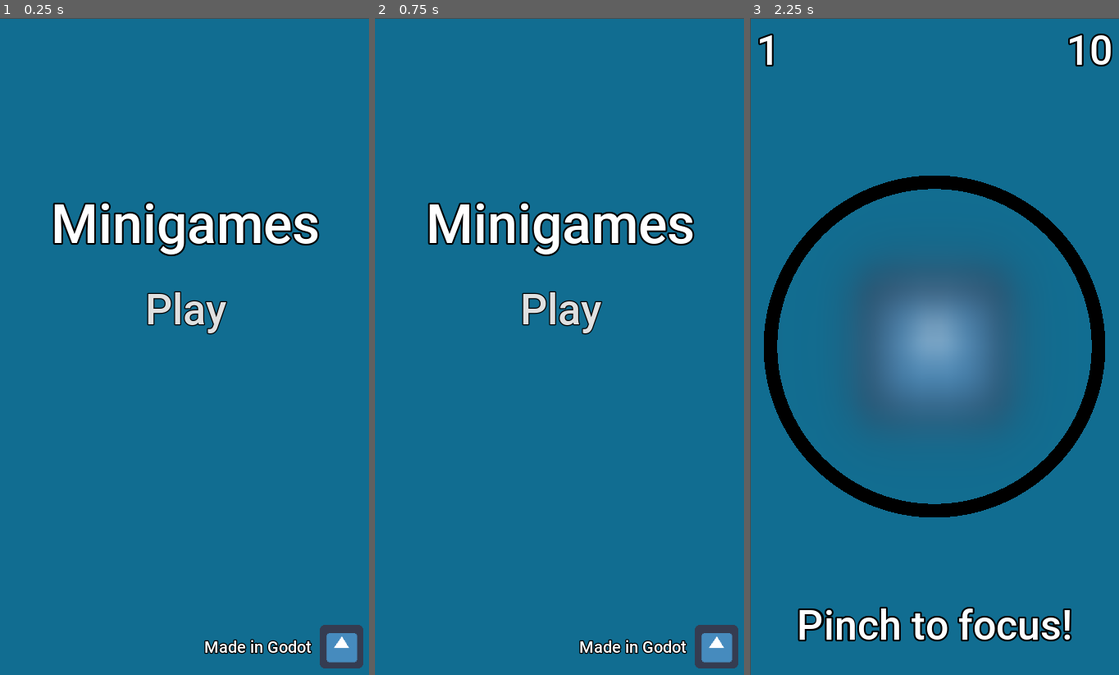
Above: before the commit, frames 1-3 (left to right).
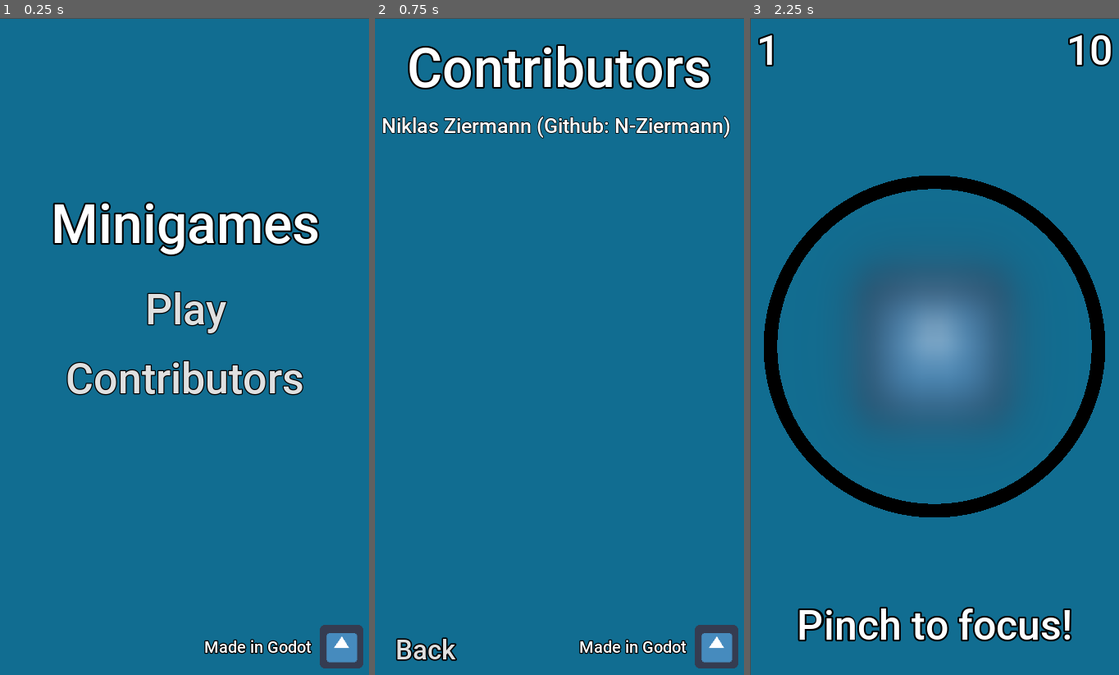
Above: after the commit, the same moments.

Repository: N-Ziermann/Minigame-Collection
Game: Godot game, scene res://Scenes/Main-Scene.tscn
Same seed, same stepped clock (60 frames per second), same inputs: the game is played once before the commit and once after it. The engine's default icon, where the game draws it, is replaced by a stand-in: a white triangle on a blue panel in a dark square.
Inputs (mouse positions are in pixels of both pictures, inside the frame that each line leads up to):
- Up to frame 1 (0.25 s): no input
- Up to frame 2 (0.75 s): click (559, 379) at 0.5 s, where only the run after the commit has a clickable "Contributors"
- Up to frame 3 (2.25 s): click (801, 648) at 1.25 s, where only the run after the commit has a clickable "Back"; click "Play" at 2 s

The runs differ from the first frame. In frame 1, 1.8% of the frame differs, in the area x 18-83%, y 52-58%; in frame 2, 8.7%, in the area x 2-97%, y 4-98%; in frame 3, nothing differs.

Commit message:
Add contributor screen

Diff:
--- a/App/Scenes/Main-Scene.tscn
+++ b/App/Scenes/Main-Scene.tscn
@@ -9,24 +9,54 @@
 outline_color = Color( 0, 0, 0, 1 )
 font_data = ExtResource( 1 )
 
-[sub_resource type="DynamicFont" id=4]
+[sub_resource type="DynamicFont" id=3]
+size = 125
+outline_size = 3
+outline_color = Color( 0, 0, 0, 1 )
+font_data = ExtResource( 1 )
+
+[sub_resource type="GDScript" id=4]
+script/source = "extends Node2D
+
+var start_menu
+var contributor_list
+
+
+func _ready():
+	contributor_list = get_tree().get_root().get_node(\"Node2D/UI/Contributors\")
+	start_menu = get_tree().get_root().get_node(\"Node2D/UI/StartMenu\")
+
+func _on_Play_Button_pressed():
+	$\"/root/Global\".load_random_game()
+
+
+func _on_Contributors_pressed():
+	start_menu.position = Vector2(0, -1920)
+	contributor_list.position = Vector2(0, 0)
+
+
+func _on_BackButton_pressed():
+	start_menu.position = Vector2(0, 0)
+	contributor_list.position = Vector2(1080, 0)
+"
+
+[sub_resource type="DynamicFont" id=2]
 size = 50
 outline_size = 3
 outline_color = Color( 0, 0, 0, 1 )
 font_data = ExtResource( 1 )
 
-[sub_resource type="DynamicFont" id=2]
-size = 125
-outline_size = 3
+[sub_resource type="DynamicFont" id=5]
+size = 60
+outline_size = 2
 outline_color = Color( 0, 0, 0, 1 )
 font_data = ExtResource( 1 )
 
-[sub_resource type="GDScript" id=3]
-script/source = "extends Node2D
-
-func _on_Play_Button_pressed():
-	$\"/root/Global\".load_random_game()
-"
+[sub_resource type="DynamicFont" id=6]
+size = 80
+outline_size = 4
+outline_color = Color( 0, 0, 0, 1 )
+font_data = ExtResource( 1 )
 
 [node name="Node2D" type="Node2D"]
 position = Vector2( -0.814514, 3.25803 )
@@ -46,7 +76,9 @@
 
 [node name="UI" type="Node2D" parent="."]
 
-[node name="Title" type="Label" parent="UI"]
+[node name="StartMenu" type="Node2D" parent="UI"]
+
+[node name="Title" type="Label" parent="UI/StartMenu"]
 margin_left = 4.42603
 margin_top = 500.0
 margin_right = 1084.43
@@ -59,17 +91,52 @@
 "_edit_use_anchors_": false
 }
 
-[node name="icon" type="Sprite" parent="UI"]
+[node name="Buttons" type="Node2D" parent="UI/StartMenu"]
+
+[node name="Play" type="Button" parent="UI/StartMenu/Buttons"]
+margin_left = 4.426
+margin_top = 750.0
+margin_right = 1084.43
+margin_bottom = 950.0
+focus_mode = 0
+custom_fonts/font = SubResource( 3 )
+enabled_focus_mode = 0
+text = "Play"
+flat = true
+__meta__ = {
+"_edit_use_anchors_": false
+}
+
+[node name="Contributors" type="Button" parent="UI/StartMenu/Buttons"]
+margin_left = 4.426
+margin_top = 950.0
+margin_right = 1084.43
+margin_bottom = 1150.0
+focus_mode = 0
+custom_fonts/font = SubResource( 3 )
+enabled_focus_mode = 0
+text = "Contributors"
+flat = true
+__meta__ = {
+"_edit_use_anchors_": false
+}
+
+[node name="Menu Manager" type="Node2D" parent="UI/StartMenu/Buttons"]
+script = SubResource( 4 )
+
+[node name="Godot" type="Node2D" parent="UI"]
+
+[node name="icon" type="Sprite" parent="UI/Godot"]
 position = Vector2( 1001.02, 1833.73 )
 scale = Vector2( 2, 2 )
 texture = ExtResource( 2 )
 
-[node name="Title2" type="Label" parent="UI"]
+[node name="Label" type="Label" parent="UI/Godot"]
 margin_left = 216.16
 margin_top = 1735.0
 margin_right = 1296.16
 margin_bottom = 1935.0
-custom_fonts/font = SubResource( 4 )
+custom_fonts/font = SubResource( 2 )
 text = "Made in Godot"
 align = 1
 valign = 1
@@ -77,22 +144,42 @@
 "_edit_use_anchors_": false
 }
 
-[node name="Buttons" type="Node2D" parent="UI"]
+[node name="Contributors" type="Node2D" parent="UI"]
+position = Vector2( 1100, 0 )
 
-[node name="Button" type="Button" parent="UI/Buttons"]
-margin_left = 4.426
-margin_top = 750.0
-margin_right = 1084.43
-margin_bottom = 950.0
-focus_mode = 0
-custom_fonts/font = SubResource( 2 )
-enabled_focus_mode = 0
-text = "Play"
+[node name="Title" type="Label" parent="UI/Contributors"]
+margin_top = 50.0
+margin_right = 1080.0
+margin_bottom = 239.0
+custom_fonts/font = SubResource( 1 )
+text = "Contributors"
+align = 1
+valign = 1
+__meta__ = {
+"_edit_use_anchors_": false
+}
+
+[node name="Names" type="Label" parent="UI/Contributors"]
+margin_left = 20.0
+margin_top = 275.0
+margin_right = 1100.0
+margin_bottom = 464.0
+custom_fonts/font = SubResource( 5 )
+text = "Niklas Ziermann (Github: N-Ziermann)"
+__meta__ = {
+"_edit_use_anchors_": false
+}
+
+[node name="BackButton" type="Button" parent="UI/Contributors"]
+margin_top = 1770.0
+margin_right = 300.0
+margin_bottom = 1920.0
+custom_fonts/font = SubResource( 6 )
+text = "Back"
 flat = true
 __meta__ = {
 "_edit_use_anchors_": false
 }
-
-[node name="Menu Manager" type="Node2D" parent="UI/Buttons"]
-script = SubResource( 3 )
-[connection signal="pressed" from="UI/Buttons/Button" to="UI/Buttons/Menu Manager" method="_on_Play_Button_pressed"]
+[connection signal="pressed" from="UI/StartMenu/Buttons/Play" to="UI/StartMenu/Buttons/Menu Manager" method="_on_Play_Button_pressed"]
+[connection signal="pressed" from="UI/StartMenu/Buttons/Contributors" to="UI/StartMenu/Buttons/Menu Manager" method="_on_Contributors_pressed"]
+[connection signal="pressed" from="UI/Contributors/BackButton" to="UI/StartMenu/Buttons/Menu Manager" method="_on_BackButton_pressed"]
Not shown: 1 places in App/Scenes/Main-Scene.tscn that only renumber resources
